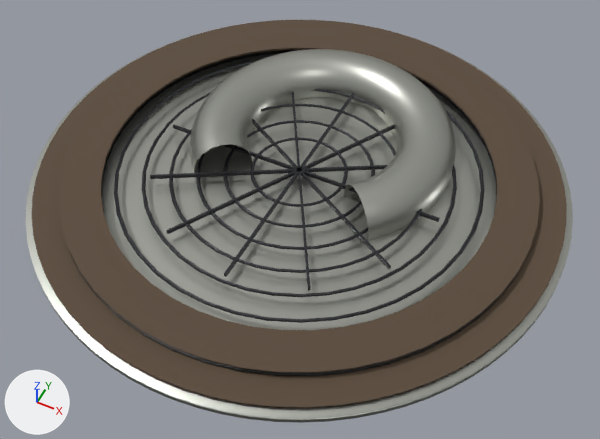
A saved change to the glTF model public/parts/sump-plate.glb.
Before and after are seen from a 50 mm lens placed at (78.9, -147.3, 45.6), pointed at (3.6, 3.4, -142.7). Arrows for +X, +Y and +Z are at lower left; the lights stay in place. The picture after the commit comes second. Where no turn or scale is listed for an object, it has been applied to the vertices. Vertices at exactly the same position are counted once.

In view in the first picture: 'sump-plate:darkSteel', 'sump-plate:gasket', 'sump-plate:zincPlate'.
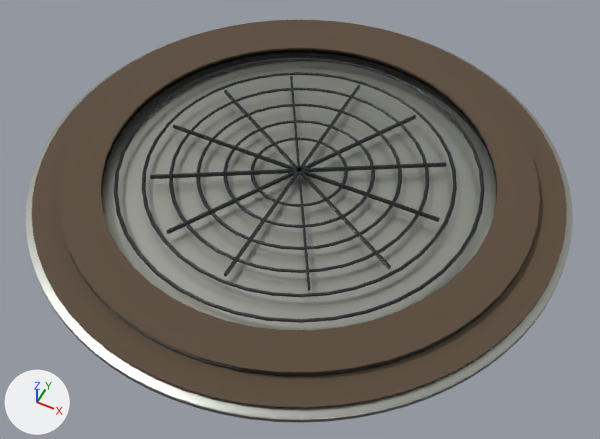
Where the newer file only moved an object's origin or applied its transform, the numbers keep the older frame.

The edits, one by one:
me_mesh_0 is used by ob_sump_plate_zincplate; location (0.0, 10.0, -131.4).
me_mesh_0 had 2452 vertices, 4736 faces and spanned x -80.0..80.0, y -80.0..80.0, z -10.0..10.0.
me_mesh_0 now has 1334 vertices, 2436 faces and spans x -80.0..80.0, y -80.0..80.0, z -10.0..0.0.
me_mesh_0 part 1: 30 vertices moved from x 15.0..30.0, y -13.0..9.0, z -8.0..10.0 to x 18.0..43.0, y -6.0..32.0, z -9.0..-3.0; 1284 vertices removed from x -41.0..41.0, y -13.0..57.0, z -8.0..10.0; 166 vertices added at x -43.0..43.0, y -18.0..55.0, z -9.0..-3.0.

Location of each change, [x1, y1, x2, y2] in pixels of the pictures (600 x 439 px):
part 1 of me_mesh_0, cut back: before [190, 49, 456, 240]
